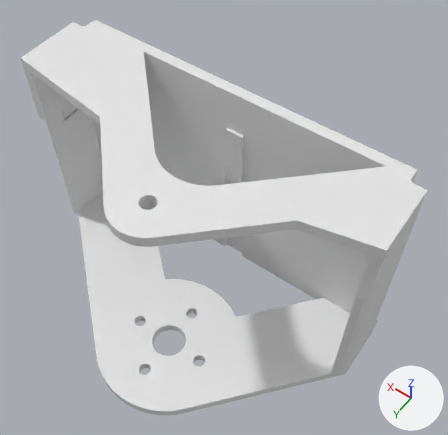
One commit to the Blender file meshes/v1/blender/multicamera_mount.blend: the scene before it, then after it.
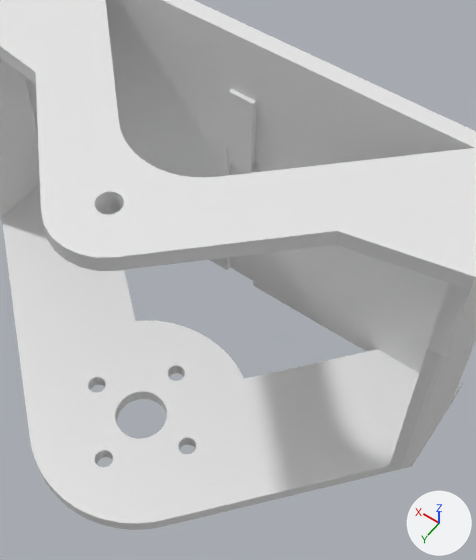
Each version is shown whole from a 50 mm camera at (-0.0362, 0.0345, 0.0987) aimed at (-0.0015, -0.0141, 0.0224), then close up on the part from 17% to 86% of the width and 16% to 100% of the height. The axes (+X, +Y, +Z) are drawn at lower right. The lights are the same throughout.

In view in the first close-up: 'Multi Camera Mount A P1', 'Multi Camera Mount A P2'.
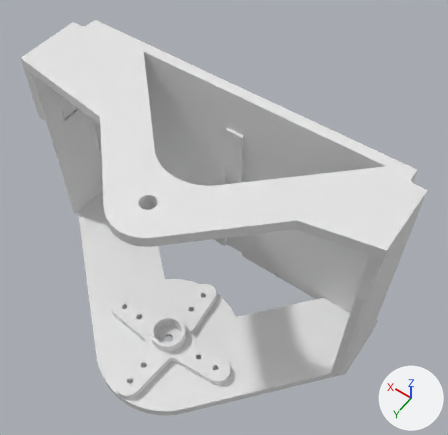
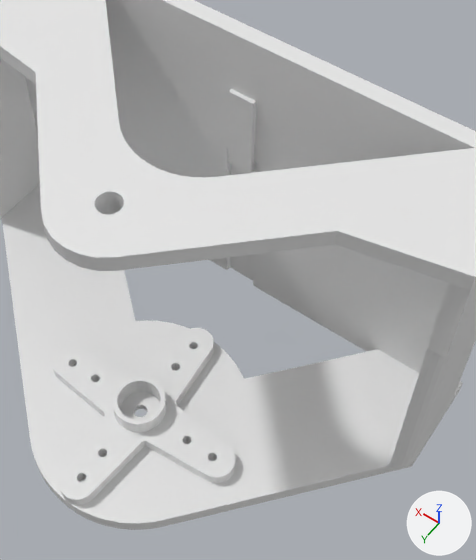
The newer file is also turned or shifted as a whole; pictures and numbers use the older file's frame.

Where the change shows, as pixel boxes (x1, y1, x2, y2) in the close-ups (476 x 560 px):
'EmaxES08MAII Servohorn', added
    after: (52, 328, 235, 505)

The change in detail:
Mesh me_emaxes08maii_servohorn is new.
It has 794 vertices, 1620 faces and spans x -12.4..12.4, y -12.4..12.4, z -1.9..2.6.
Object 'EmaxES08MAII Servohorn' (ob_emaxes08maii_servohorn) is new; it shows me_emaxes08maii_servohorn.
Its location is (0.0, 0.0, 0.0027).
Its scale is (0.001, 0.001, 0.001).
